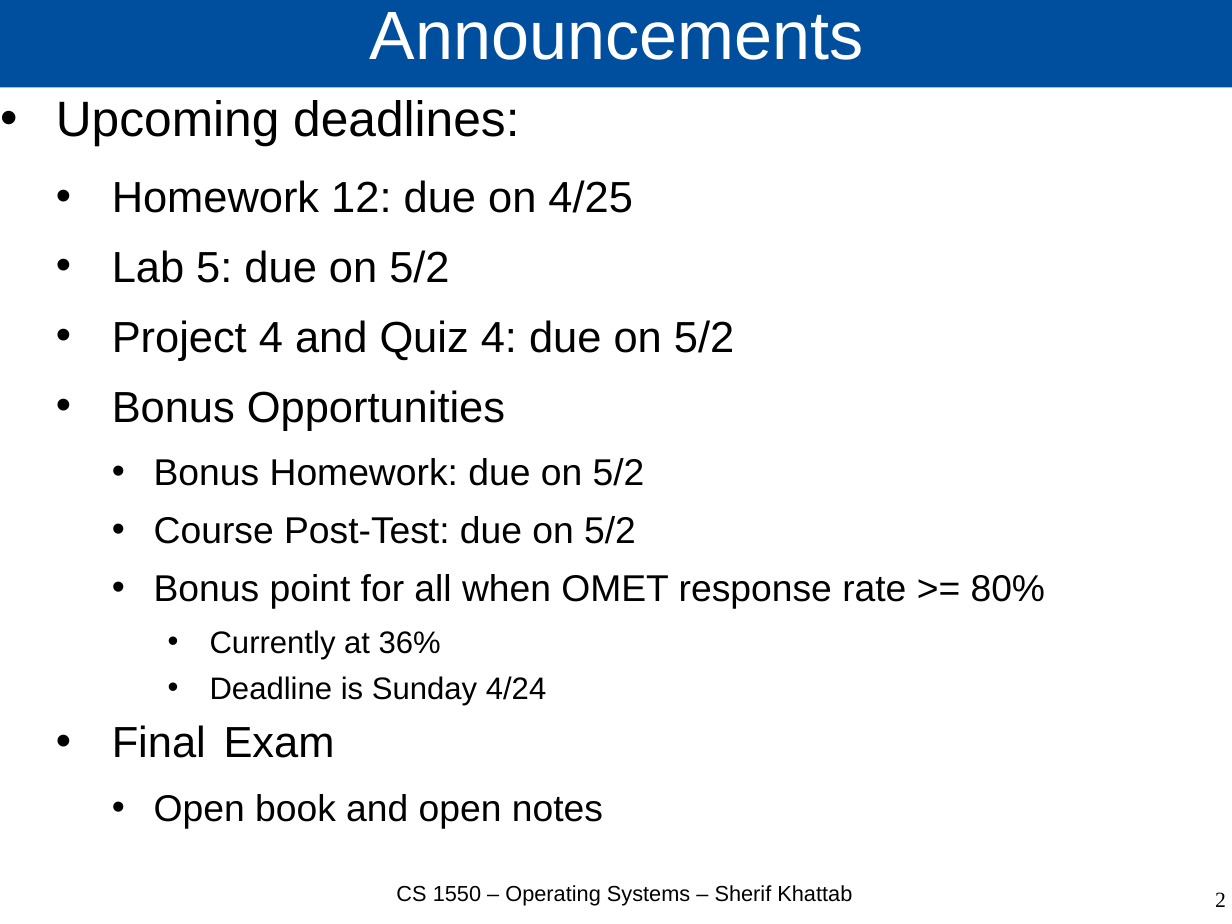
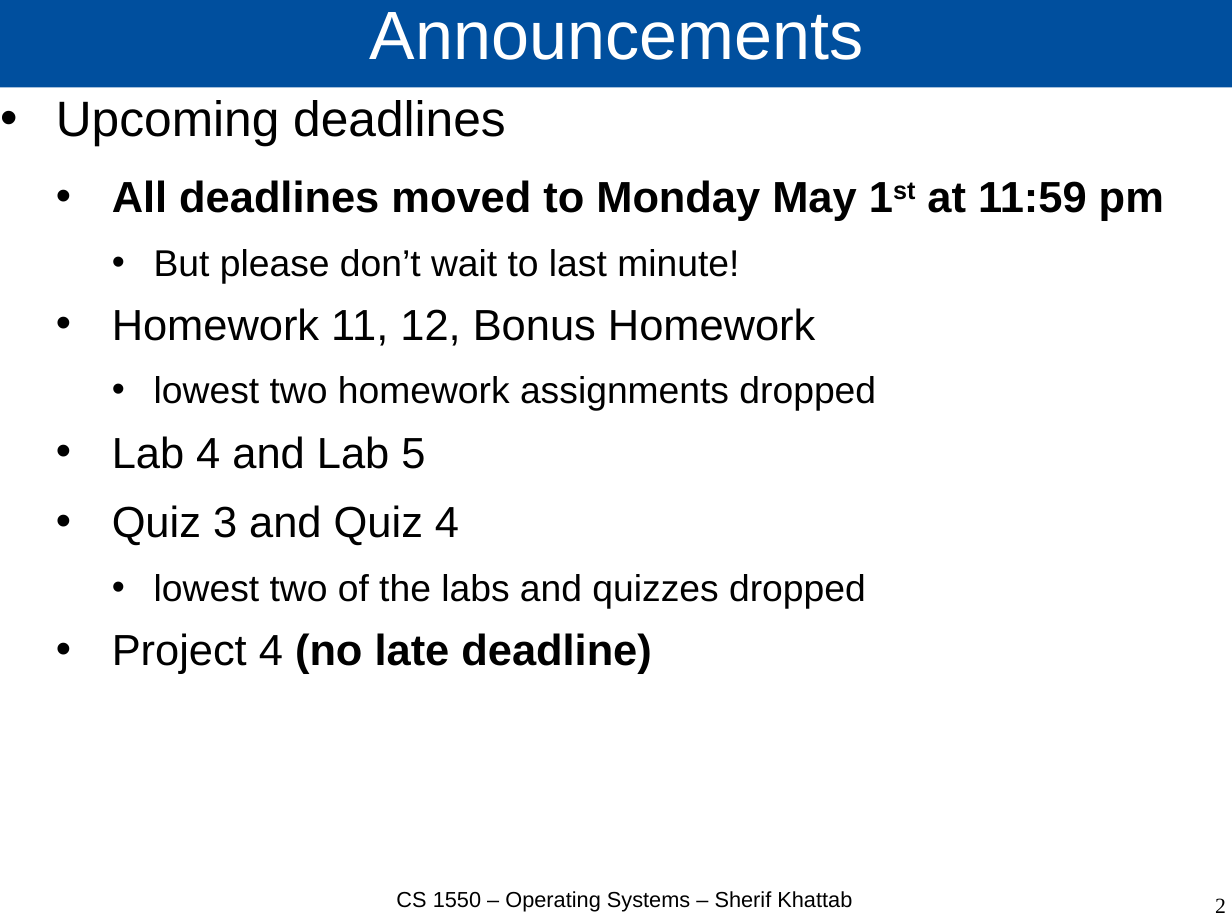
Before and after one commit to cs1550-2244/cs1550-code-handouts, a slide deck: slide 2 of DraftSlides/Lecture26.pptx. Drawn at 1232x924 pixels with LibreOffice and Linux fonts; fonts in the diff are those of the drawing. Boxes give left, top, right and bottom in pixels: in the first picture for what was removed or moved away, otherwise in the second. Text is boxed around its words. In the diff, an @@ line names an element or a change of style, - is before the commit and + after.

Commit message:
Lecture 26

```diff
--- a/DraftSlides/Lecture26.pptx
+++ b/DraftSlides/Lecture26.pptx
@@ text at box(56, 100, 1164, 674): text changed; size 24 to 28 pt @@
-• Upcoming deadlines:
-  • Homework 12: due on 4/25
-  • Lab 5: due on 5/2
-  • Project 4 and Quiz 4: due on 5/2
-  • Bonus Opportunities
-    • Bonus Homework: due on 5/2
-    • Course Post-Test: due on 5/2
-    • Bonus point for all when OMET response rate >= 80%
-      • Currently at 36%
-      • Deadline is Sunday 4/24
-  • Final Exam
-    • Open book and open notes
+• Upcoming deadlines
+  • All deadlines moved to Monday May 1st at 11:59 pm
+    • But please don’t wait to last minute!
+  • Homework 11, 12, Bonus Homework
+    • lowest two homework assignments dropped
+  • Lab 4 and Lab 5
+  • Quiz 3 and Quiz 4
+    • lowest two of the labs and quizzes dropped
+  • Project 4 (no late deadline)
@@ text "CS 1550 – Operating Systems ...": place and size @@
-text "CS 1550 – Operating Systems ..." at box(396, 885, 852, 906)
+text "CS 1550 – Operating Systems ..." at box(396, 891, 852, 912)
```
Also in this commit, not shown: 9 other slides changed, 12 slides added, 6 slides removed, 3 other files.
